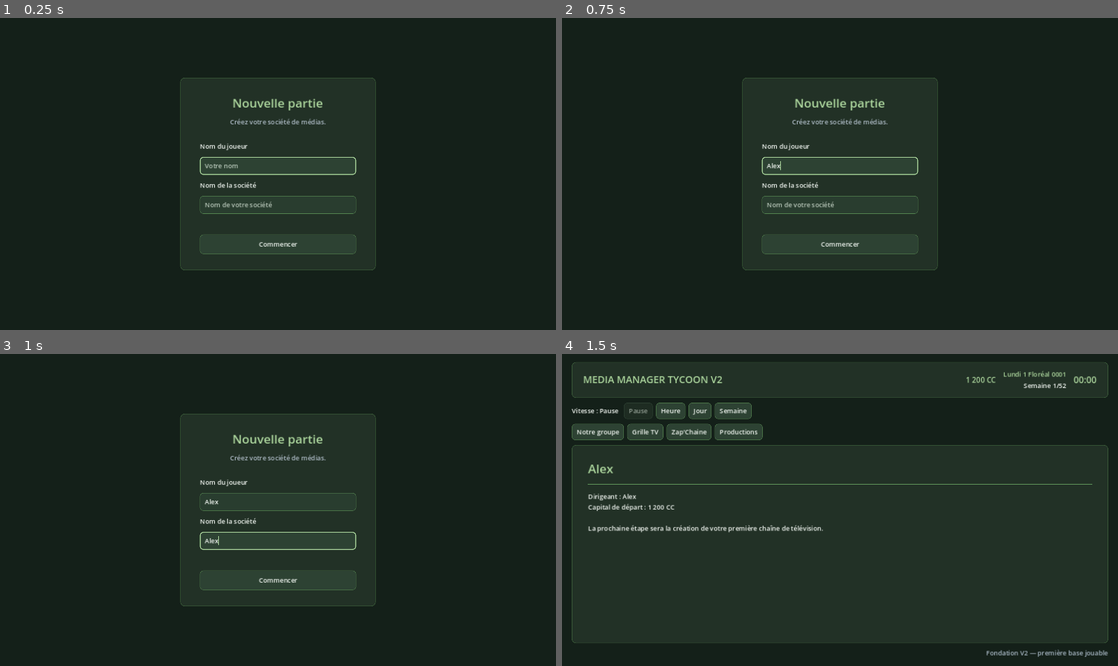
Above: before the commit, frames 1-4 (two rows, left to right).
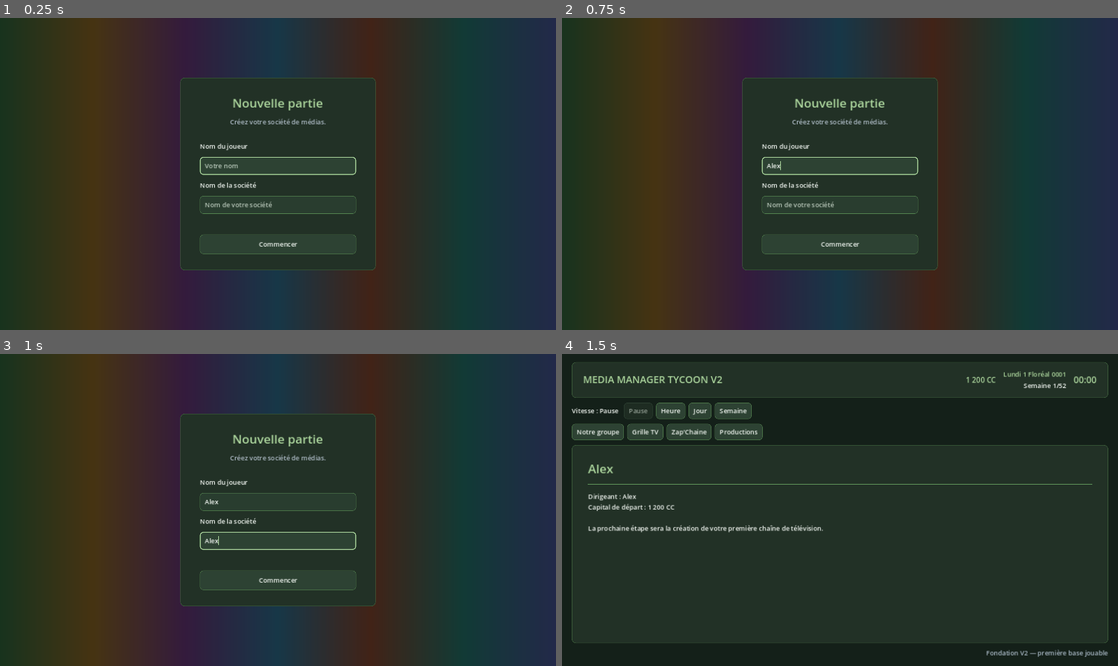
Above: after the commit, the same moments.

Repository: Adrienco69/MediaManagerTycoon_V2
Game: Godot game, scene res://scenes/main.tscn
Same seed, same stepped clock (60 frames per second), same inputs: the game is played once before the commit and once after it.
Inputs (mouse positions are in pixels of both pictures, inside the frame that each line leads up to):
- Up to frame 1 (0.25 s): no input
- Up to frame 2 (0.75 s): click (840, 164) at 0.52 s; type "Alex" at 0.6 s
- Up to frame 3 (1 s): click (278, 541) at 0.75 s; type "Alex" at 0.83 s
- Up to frame 4 (1.5 s): click "Commencer" at 1.25 s

The runs differ from the first frame. In frame 1, 63% of the frame differs, in the area x 7-100%, y 0-100%; in frame 2, 63%; in frame 3, 63%; in frame 4, nothing differs.

Commit message:
UI: add seven-month gradient to new game screen

Diff:
--- a/scenes/main.tscn
+++ b/scenes/main.tscn
@@ -1,6 +1,17 @@
-[gd_scene load_steps=2 format=3]
+[gd_scene load_steps=4 format=3]
 
 [ext_resource type="Script" path="res://scripts/main.gd" id="1_main"]
+
+[sub_resource type="Gradient" id="Gradient_start_months"]
+offsets = PackedFloat32Array(0, 0.166667, 0.333333, 0.5, 0.666667, 0.833333, 1)
+colors = PackedColorArray(0.121569, 0.262745, 0.152941, 1, 0.352941, 0.262745, 0.094118, 1, 0.262745, 0.137255, 0.305882, 1, 0.117647, 0.278431, 0.360784, 1, 0.329412, 0.176471, 0.117647, 1, 0.090196, 0.294118, 0.270588, 1, 0.176471, 0.207843, 0.368627, 1)
+
+[sub_resource type="GradientTexture2D" id="GradientTexture2D_start_months"]
+gradient = SubResource("Gradient_start_months")
+width = 1366
+height = 768
+fill_from = Vector2(0, 0.5)
+fill_to = Vector2(1, 0.5)
 
 [node name="Main" type="Control"]
 layout_mode = 3
@@ -194,6 +205,28 @@
 grow_horizontal = 2
 grow_vertical = 2
 
+[node name="MonthGradient" type="TextureRect" parent="StartScreen"]
+layout_mode = 1
+anchors_preset = 15
+anchor_right = 1.0
+anchor_bottom = 1.0
+grow_horizontal = 2
+grow_vertical = 2
+mouse_filter = 2
+texture = SubResource("GradientTexture2D_start_months")
+expand_mode = 1
+stretch_mode = 0
+
+[node name="GradientShade" type="ColorRect" parent="StartScreen"]
+layout_mode = 1
+anchors_preset = 15
+anchor_right = 1.0
+anchor_bottom = 1.0
+grow_horizontal = 2
+grow_vertical = 2
+mouse_filter = 2
+color = Color(0, 0, 0, 0.22)
+
 [node name="Center" type="CenterContainer" parent="StartScreen"]
 layout_mode = 1
 anchors_preset = 15
